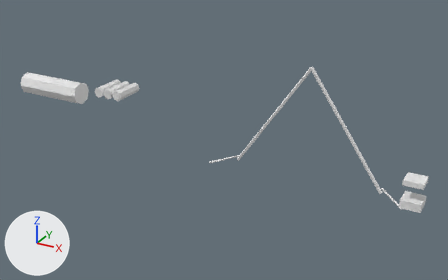
The OBJ model assets/backgrounds/forest-fireflies/forest-camp-wood.obj: old version first, new version second.
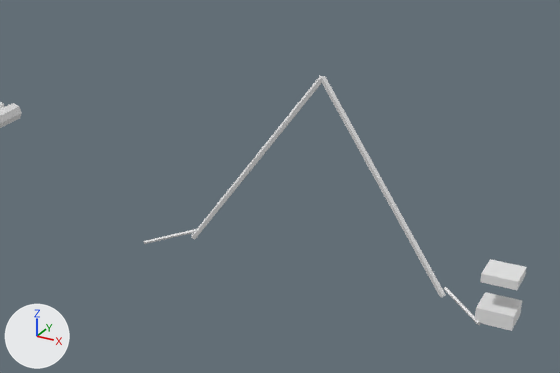
The first picture shows the older version from a camera (50 mm lens) standing at (3.83, -7.73, 4.12) and looking at (-0.67, 0.45, 0.03). The close-ups show the older and then the newer version on the part from 28% to 100% of the width and 8% to 85% of the height of that picture. Only the edits that show in the close-ups are written down. Lighting does not change. The marker at lower left points along +X, +Y and +Z. Where no turn or scale is listed for an object, it has been applied to the vertices.

Objects in the first close-up: 'Lantern_base', 'Lantern_cap', 'Tent_guyline', 'Tent_guyline.001', 'Tent_seam', 'Tent_seam.001' and 1 more.
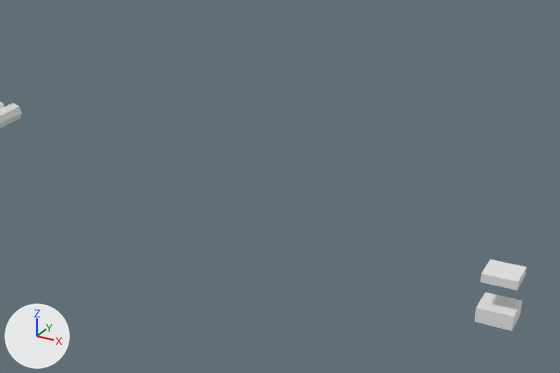
Scene script edits in JSON lines:
```json
{"op": "remove", "block": "ob_tent_guyline", "code": ["ob_tent_guyline = bpy.data.objects.new('Tent_guyline', me_tent_guyline)", "ob_tent_guyline.location = (0.0, 0.0, 0.0)"]}
{"op": "remove", "block": "ob_tent_guyline_001", "code": ["ob_tent_guyline_001 = bpy.data.objects.new('Tent_guyline.001', me_tent_guyline_001)", "ob_tent_guyline_001.location = (0.0, 0.0, 0.0)"]}
{"op": "remove", "block": "ob_tent_seam", "code": ["ob_tent_seam = bpy.data.objects.new('Tent_seam', me_tent_seam)", "ob_tent_seam.location = (0.0, 0.0, 0.0)"]}
{"op": "remove", "block": "ob_tent_seam_001", "code": ["ob_tent_seam_001 = bpy.data.objects.new('Tent_seam.001', me_tent_seam_001)", "ob_tent_seam_001.location = (0.0, 0.0, 0.0)"]}
```

Changed parts and their boxes (x1, y1, x2, y2) in the close-ups (560 x 373 px):
```json
{"object": "Tent_seam.001", "change": "deleted", "before": [322, 76, 446, 297]}
{"object": "Tent_seam", "change": "deleted", "before": [192, 76, 323, 240]}
{"object": "Tent_guyline.001", "change": "deleted", "before": [444, 287, 481, 325]}
{"object": "Tent_guyline", "change": "deleted", "before": [144, 229, 196, 244]}
```
